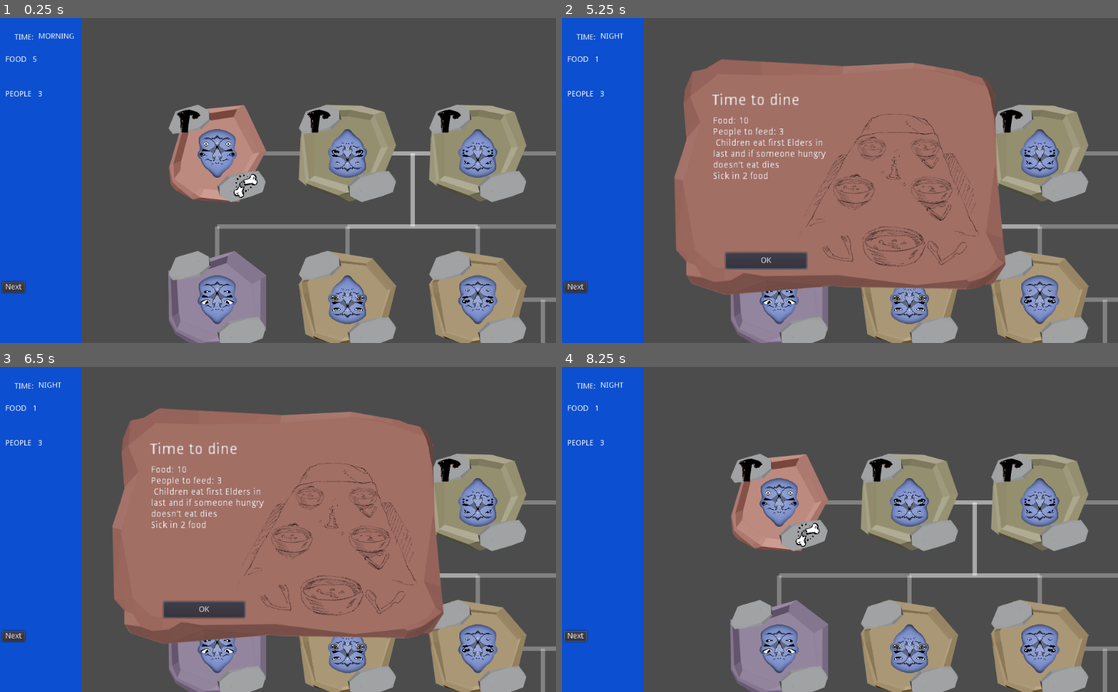
Above: before the commit, frames 1-4 (two rows, left to right).
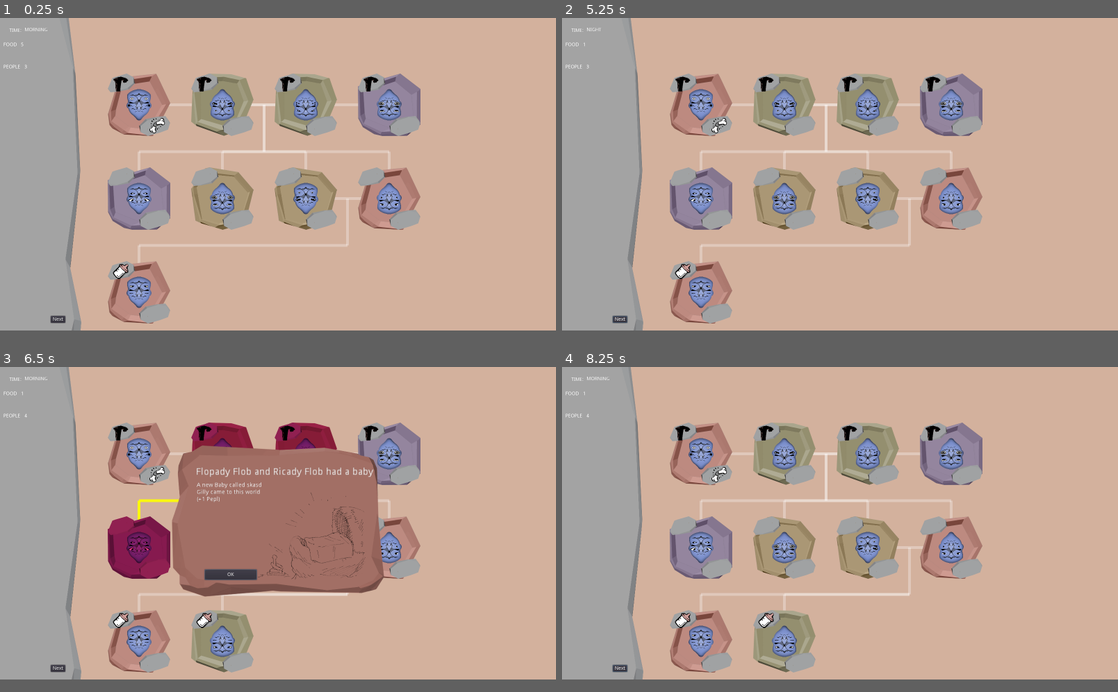
Above: after the commit, the same moments.

Repository: pmoco/GGJ23-FlipFlop_Gene
Game: Godot game, scene res://scenes/test.tscn
Same seed, same stepped clock (60 frames per second), same inputs: the game is played once before the commit and once after it.
Inputs (mouse positions are in pixels of both pictures, inside the frame that each line leads up to):
- Up to frame 1 (0.25 s): no input
- Up to frame 2 (5.25 s): click "Next" at 0.5 s; click "Next" at 1.25 s; click "OK" at 2 s; click "OK" at 2.75 s; click "Next" at 3.5 s; click "OK" at 4.25 s; tap Enter at 5 s; move the mouse to (962, 164) at 5.02 s; click (962, 164) at 5.17 s
- Up to frame 3 (6.5 s): tap Space at 5.75 s; drag from (166, 545) to (250, 594) at 5.77 s
- Up to frame 4 (8.25 s): tap Enter at 6.5, 8 s; move the mouse to (895, 458) at 6.52 s; click (895, 458) at 6.67 s; tap Space at 7.25 s; drag from (812, 594) to (673, 480) at 7.27 s; move the mouse to (1006, 578) at 8.02 s; click (1006, 578) at 8.17 s
The window is 800x468 before the commit and 800x450 after it. Grey fills any space a smaller window leaves; there, only what the larger window draws over its background counts as a difference.

The runs differ from the first frame. In frame 1, 98% of the frame differs, in the area x 0-100%, y 0-100%; in frame 2, 97%; in frame 3, 85%; in frame 4, 97%.

Commit message:
Update scene with new UI (WIP)

Diff:
--- a/project.godot
+++ b/project.godot
@@ -140,7 +140,10 @@
 
 [display]
 
+window/size/width=1600
+window/size/height=900
 window/dpi/allow_hidpi=true
+window/stretch/mode="viewport"
 
 [gui]
 
@@ -152,4 +155,5 @@
 
 [rendering]
 
+environment/default_clear_color=Color( 0.831373, 0.698039, 0.619608, 1 )
 environment/default_environment="res://default_env.tres"
--- a/scenes/test.tscn
+++ b/scenes/test.tscn
@@ -1,9 +1,10 @@
-[gd_scene load_steps=5 format=2]
+[gd_scene load_steps=6 format=2]
 
 [ext_resource path="res://scripts/SceneManager.gd" type="Script" id=1]
 [ext_resource path="res://scenes/EventWindow.gd" type="Script" id=2]
 [ext_resource path="res://scenes/SideBar.gd" type="Script" id=3]
 [ext_resource path="res://ASSETS/SPLASHART_FISHING.png" type="Texture" id=4]
+[ext_resource path="res://ASSETS/UI_OVERLAYS/00RIGHT_BORDER.png" type="Texture" id=5]
 
 [node name="Control" type="Control"]
 anchor_right = 1.0
@@ -73,10 +74,18 @@
 autowrap = true
 
 [node name="SideBar" type="ColorRect" parent="."]
+anchor_right = 0.146
 anchor_bottom = 1.0
-margin_right = 150.0
-color = Color( 0.0509804, 0.313726, 0.819608, 1 )
+margin_right = 0.495987
+color = Color( 0, 0, 1, 0 )
 script = ExtResource( 3 )
+
+[node name="TextureRect" type="TextureRect" parent="SideBar"]
+anchor_right = 1.0
+anchor_bottom = 1.0
+texture = ExtResource( 5 )
+expand = true
+stretch_mode = 1
 
 [node name="Label" type="Label" parent="SideBar"]
 margin_left = 27.0
@@ -128,10 +137,14 @@
 margin_bottom = 14.0
 
 [node name="NextButton" type="Button" parent="SideBar"]
-margin_left = 4.0
-margin_top = 487.0
-margin_right = 16.0
-margin_bottom = 507.0
+anchor_left = 1.0
+anchor_top = 1.0
+anchor_right = 1.0
+anchor_bottom = 1.0
+margin_left = -88.096
+margin_top = -42.0
+margin_right = -46.096
+margin_bottom = -22.0
 text = "Next"
 
 [connection signal="pressed" from="SideBar/NextButton" to="." method="_on_NextButton_pressed"]
